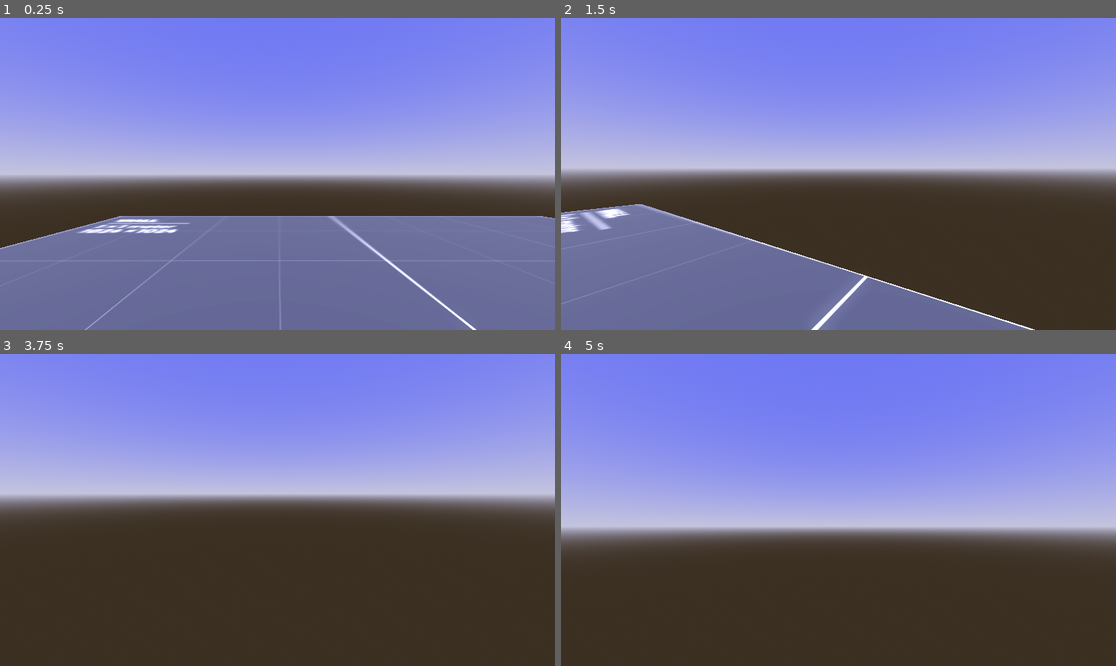
Above: before the commit, frames 1-4 (two rows, left to right).
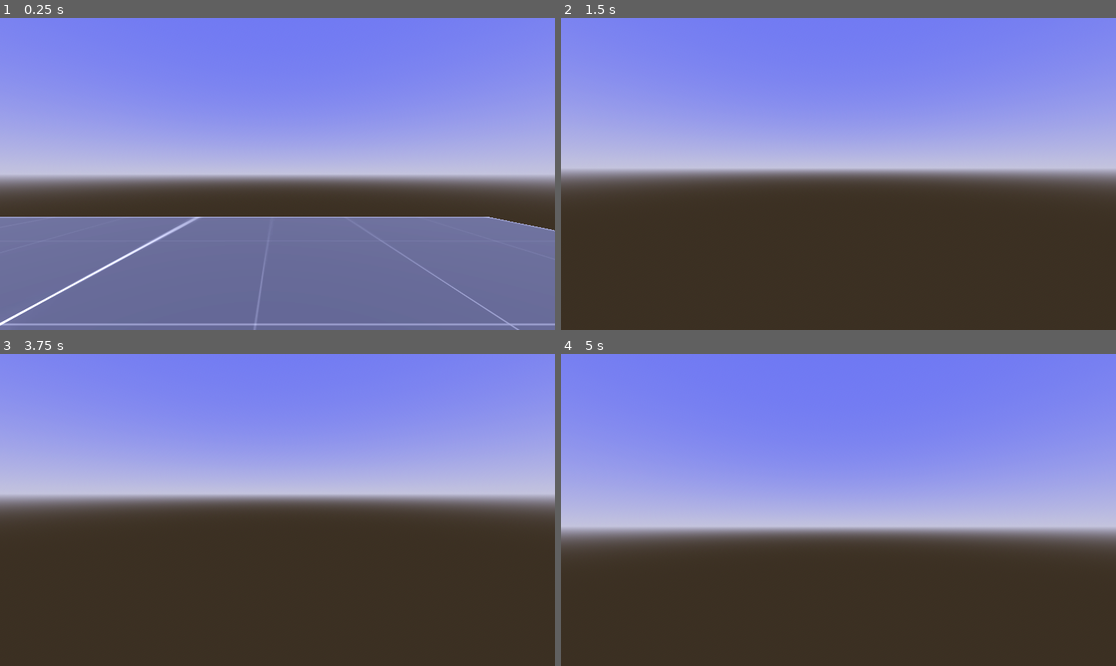
Above: after the commit, the same moments.

Repository: InffRittern/godot-test-project
Game: Godot game, scene res://levels/aperture_lab.tscn
Two runs of this game, one before a commit and one after it. Both use one fixed random seed, a clock stepped at 60 frames per second and the inputs below.
Inputs (mouse positions are in pixels of both pictures, inside the frame that each line leads up to):
- Up to frame 1 (0.25 s): no input
- Up to frame 2 (1.5 s): move the mouse to (866, 174) at 0.52 s; hold W (move_forward) from 0.53 s (still down); tap Space (jump) at 0.77 s; move the mouse to (810, 174) at 1.27 s
- Up to frame 3 (3.75 s): keep holding W (move_forward); tap Space (jump) at 1.52, 3.02, 3.5 s; move the mouse to (288, 503) at 2.02 s; tap Enter at 2.75 s; move the mouse to (271, 516) at 2.77 s; move the mouse to (316, 513) at 3.52 s
- Up to frame 4 (5 s): keep holding W (move_forward); tap Space (jump) at 3.77, 4.52 s; tap Enter at 4.25 s; move the mouse to (794, 506) at 4.27 s

The runs differ from the first frame. In frame 1, 3.7% of the frame differs, in the area x 0-100%, y 63-100%; in frame 2, 20%, in the area x 0-86%, y 59-100%; in frame 3, less than 0.1%; in frame 4, less than 0.1%.

Commit message:
fix gamepad camera

Diff:
--- a/characters/Player.tscn
+++ b/characters/Player.tscn
@@ -7,8 +7,8 @@
 [sub_resource type="ConvexPolygonShape3D" id="ConvexPolygonShape3D_u5rnp"]
 points = PackedVector3Array(-0.125207, -0.532801, -0.480507, 0.0227831, 0.47607, 0.498884, 0.169713, 0.559144, 0.464172 …(924 unchanged characters)…
 
-[node name="CharacterBody3D" type="CharacterBody3D"]
-transform = Transform3D(1, 0, 0, 0, 1, 0, 0, 0, 1, 0, 1, 0)
+[node name="Player" type="CharacterBody3D"]
+transform = Transform3D(1, 0, 0, 0, 1, 0, 0, 0, 1, 0, 0.0345663, 0)
 script = ExtResource("1_obgda")
 
 [node name="MeshInstance3D" type="MeshInstance3D" parent="."]
@@ -18,7 +18,7 @@
 shape = SubResource("ConvexPolygonShape3D_u5rnp")
 
 [node name="Head" type="Node3D" parent="."]
-transform = Transform3D(1, 0, 0, 0, 1, 0, 0, 0, 1, 0, 0.476016, 0)
+transform = Transform3D(1, 0, 0, 0, 1, 0, 0, 0, 1, 0, 0.5, 0)
 
 [node name="Camera3D" type="Camera3D" parent="Head"]
 
--- a/levels/aperture_lab.tscn
+++ b/levels/aperture_lab.tscn
@@ -44,5 +44,5 @@
 [node name="CollisionShape3D" type="CollisionShape3D" parent="MeshInstance3D/StaticBody3D"]
 shape = SubResource("ConcavePolygonShape3D_soj0w")
 
-[node name="CharacterBody3D" parent="." instance=ExtResource("2_4631q")]
-transform = Transform3D(1, 0, 0, 0, 1, 0, 0, 0, 1, -2.25571, 1.84771, -0.305856)
+[node name="Player" parent="." instance=ExtResource("2_4631q")]
+transform = Transform3D(1, 0, 0, 0, 1, 0, 0, 0, 1, 3, 1, -3)
--- a/scripts/FpsController.gd
+++ b/scripts/FpsController.gd
@@ -27,18 +27,8 @@
 		Input.set_mouse_mode(Input.MOUSE_MODE_VISIBLE)
 	if Input.get_mouse_mode() == Input.MOUSE_MODE_CAPTURED:
 		if event is InputEventMouseMotion:
-			head.rotate_y(-event.relative.x * mouse_sensitivity)
-			camera.rotate_x(-event.relative.y * mouse_sensitivity)
+			rotate_camera(event.relative, mouse_sensitivity)
 
-func apply_controller_rotation():
-	var axis_vector = Vector2.ZERO
-
-	axis_vector.x = Input.get_action_strength('look_right') - Input.get_action_strength('look_left')
-	axis_vector.y = Input.get_action_strength('look_down') - Input.get_action_strength('look_up')
-
-	if InputEventJoypadMotion:
-		rotate_y(deg_to_rad(-axis_vector.x) * controller_sensitivity)
-		head.rotate_x(deg_to_rad(-axis_vector.y) * controller_sensitivity)
 
 func _physics_process(delta):
 	var input_vector = get_input_vector()
@@ -48,8 +38,22 @@
 	apply_gravity(delta)
 	jump()
 	apply_controller_rotation()
+	move_and_slide()
+
+func apply_controller_rotation():
+	var axis_vector = Input.get_vector('look_left', 'look_right', 'look_down', 'look_up')
+	if InputEventJoypadMotion:
+		rotate_camera(axis_vector, controller_sensitivity, true)
+
+
+func rotate_camera(input: Vector2, sensitivity: float, is_gamepad: bool = false):
+	if is_gamepad:
+		head.rotate_y(deg_to_rad(-input.x) * sensitivity)
+		camera.rotate_x(deg_to_rad(input.y) * sensitivity)
+	else:
+		head.rotate_y(-input.x * sensitivity)
+		camera.rotate_x(-input.y * sensitivity)
 	camera.rotation.x = clamp(camera.rotation.x, deg_to_rad(camera_angle_bottom), deg_to_rad(camera_angle_up))
-	move_and_slide()
 
 
 func get_input_vector():
@@ -78,7 +82,6 @@
 	velocity.y += gravity * delta
 	velocity.y = clamp(velocity.y, gravity, jump_impolse)
 
-
 func jump():
 	if Input.is_action_just_pressed('jump') and is_on_floor():
 		velocity.y = jump_impolse
Not shown, changed: .gitignore
